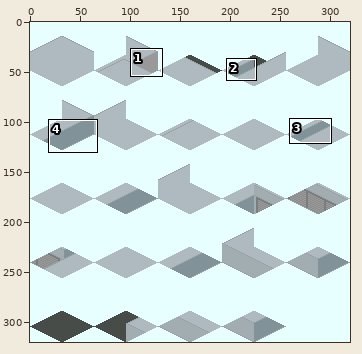
A sprite sheet gets an edit: RE_Amemiya_TSF/RE_Amemiya_TSF_Source.png. The picture above shows the old version from afar; the outline marks the close-up.
Close-up. The starting point:
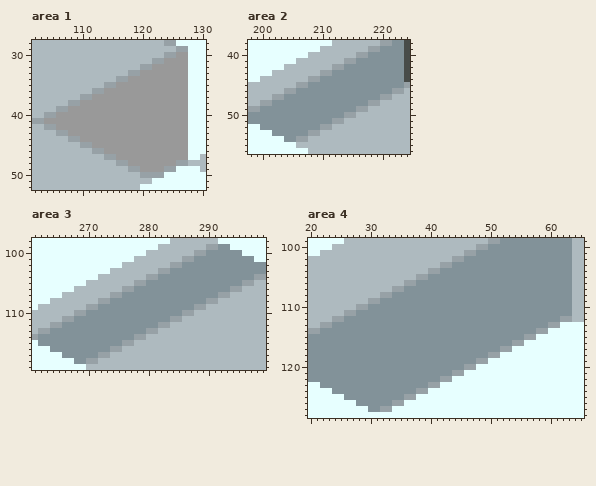
The file is 320x320 pixels. Shown: area 1: x 102..130, y 28..52; area 2: x 198..224, y 38..56; area 3: x 261..299, y 98..119; area 4: x 20..65, y 99..128. The commit also changed other parts of the picture, which this record leaves out.
After:
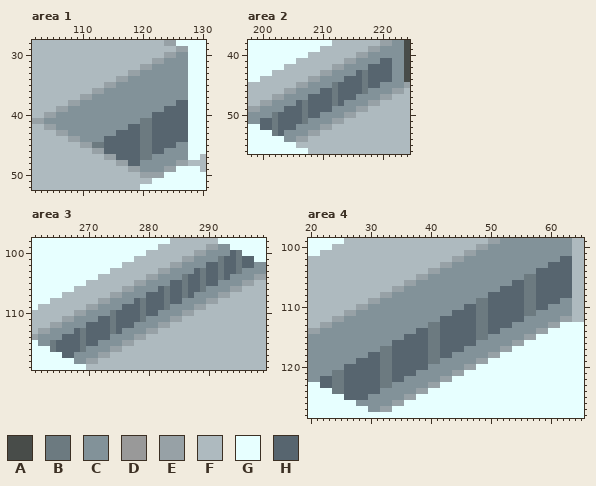
Palette (. is transparent): A #484c49  B #6c7a80  C #829299  D #999999  E #97a1a6  F #aebabf  G #e7ffff  H #57656f
Difference:
Changed rows in their new state; - is an unchanged pixel.
Area 1:
first column x 104:
30 ----------------------CC
31 --------------------CCCC
32 ------------------CCCCCC
33 ----------------CCCCCCCC
34 --------------CCCCCCCCCC
35 ------------CCCCCCCCCCCC
36 ----------CCCCCCCCCCCCCC
37 --------CCCCCCCCCCCCCCCC
38 ------CCCCCCCCCCCCCCCCHH
39 ----CCCCCCCCCCCCCCCCHHHH
40 --CCCCCCCCCCCCCCCCHHHHHH
41 CCCCCCCCCCCCCCCCBBHHHHHH
42 --CCCCCCCCCCCCHHBBHHHHHH
43 ----CCCCCCCCHHHHBBHHHHHH
44 ------CCCCHHHHHHBBHHHHHH
45 --------BBHHHHHHBBHHHHCC
46 ----------HHHHHHBBHHCCCC
47 ------------HHHHBBCCCCCC
48 --------------HHCCCCCC--
49 ----------------CCCC----
Area 2:
first column x 200:
41 --------------------HH
42 ------------------HHHH
43 ----------------HBHHHH
44 --------------HHHBHHHH
45 ------------BHHHHBHH--
46 ----------HHBHHHHB----
47 --------HHHHBHHH------
48 ------HBHHHHBH--------
49 ----HHHBHHHH----------
50 --BHHHHBHH------------
51 HHBHHHHB--------------
52 HHBHHH----------------
53 --BH------------------
Area 3:
first column x 264:
100 ------------------------------HB--
101 ----------------------------BHHBHH
102 --------------------------HHBHHBHH
103 ------------------------HBHHBHHB--
104 ----------------------BHHBHHBH----
105 --------------------HHBHHBHH------
106 ------------------HBHHBHHB--------
107 ----------------HHHBHHBH----------
108 --------------HBHHHBHH------------
109 ------------HHHBHHHB--------------
110 ----------BHHHHBHH----------------
111 --------HHBHHHHB------------------
112 ------HHHHBHHH--------------------
113 ----HBHHHHBH----------------------
114 --HHHBHHHH------------------------
115 BHHHHBHH--------------------------
116 BHHHHB----------------------------
117 --HH------------------------------
Area 4:
first column x 22:
102 ----------------------------------------HH
103 --------------------------------------HHHH
104 ------------------------------------HHHHHH
105 ----------------------------------BBHHHHHH
106 --------------------------------HHBBHHHHHH
107 ------------------------------HHHHBBHHHHHH
108 ----------------------------HHHHHHBBHHHHHH
109 --------------------------BBHHHHHHBBHHHH--
110 ------------------------HHBBHHHHHHBBHH----
111 ----------------------HHHHBBHHHHHHBB------
112 --------------------HHHHHHBBHHHHHH--------
113 ------------------BBHHHHHHBBHHHH----------
114 ----------------HHBBHHHHHHBBHH------------
115 --------------HHHHBBHHHHHHBB--------------
116 ------------HHHHHHBBHHHHHH----------------
117 ----------BBHHHHHHBBHHHH------------------
118 --------HHBBHHHHHHBBHH--------------------
119 ------HHHHBBHHHHHHBB----------------------
120 ----HHHHHHBBHHHHHH------------------------
121 --BBHHHHHHBBHHHH--------------------------
122 HHBBHHHHHHBBHH----------------------------
123 HHBBHHHHHHBB------------------------------
124 --BBHHHHHH--------------------------------
125 ----HHHH----------------------------------
